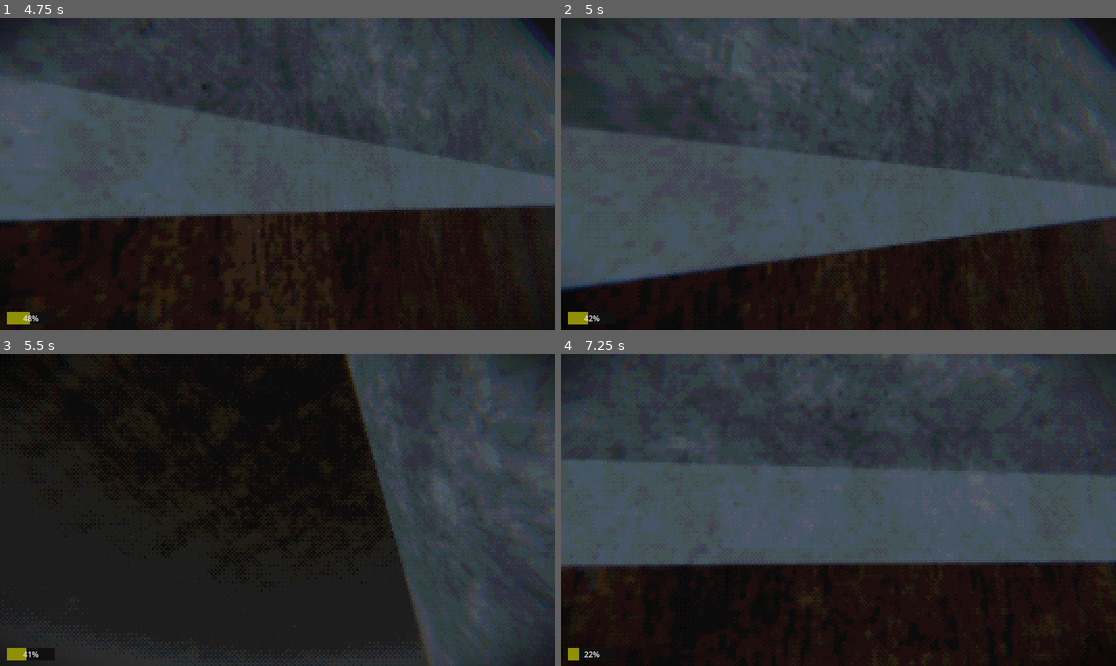
Above: before the commit, frames 1-4 (two rows, left to right).
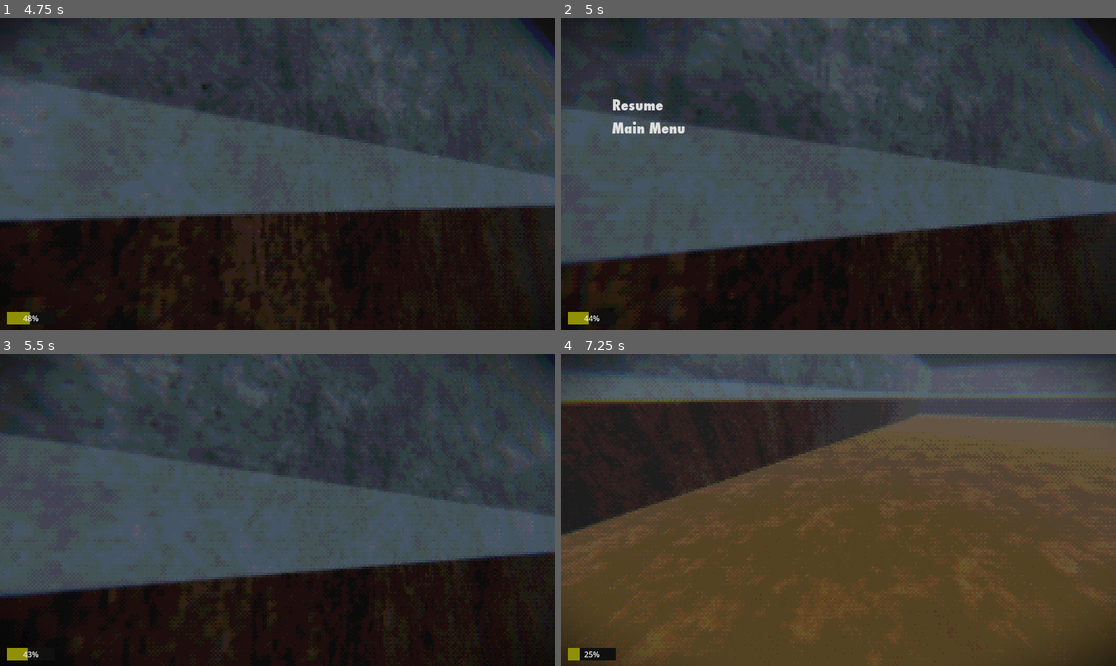
Above: after the commit, the same moments.

Repository: MagicBattle/Graveyard-Shift
Game: Godot game, scene res://scenes/menu_screen.tscn
Two runs of this game, one before a commit and one after it. Both use one fixed random seed, a clock stepped at 60 frames per second and the inputs below.
Inputs (mouse positions are in pixels of both pictures, inside the frame that each line leads up to):
- Up to frame 1 (4.75 s): click "Play Game" at 0.5 s; tap Enter at 1.25 s; move the mouse to (305, 174) at 1.27 s; hold Shift (sprint) 1.28-2.03 s; hold W (forward) from 1.28 s (still down); tap Space (jump) at 1.52, 2.27, 3.77, 4.52 s; move the mouse to (249, 174) at 2.02 s; tap Shift (sprint) at 2.1, 3.6 s; move the mouse to (288, 167) at 2.77 s; hold Shift (sprint) 2.78-3.53 s; move the mouse to (271, 180) at 3.52 s; move the mouse to (316, 177) at 4.27 s; hold Shift (sprint) from 4.28 s (still down)
- Up to frame 2 (5 s): keep holding W (forward); keep holding Shift (sprint); tap Escape (pause, bound only after the commit) at 4.9 s
- Up to frame 3 (5.5 s): release W (forward) at 5 s; release Shift (sprint) at 5 s; click (77, 441) at 5 s, where only the run after the commit has a clickable "Resume"
- Up to frame 4 (7.25 s): move the mouse to (794, 506) at 5.77 s; hold W (forward) from 5.78 s (still down); tap Shift (sprint) at 5.85 s; tap Space (jump) at 6.02 s; move the mouse to (844, 510) at 6.52 s; hold Shift (sprint) from 6.53 s (still down)

Frame 1 is identical in both runs. In frame 2, 9.8% of the frame differs, in the area x 0-100%, y 0-100%; in frame 3, 65%; in frame 4, 90%.

Commit message:
Added stamina bar and pause menu.

Diff:
--- a/-graveyard-shift/project.godot
+++ b/-graveyard-shift/project.godot
@@ -22,6 +22,10 @@
 [editor_plugins]
 
 enabled=PackedStringArray("res://addons/mixamo_animation_retargeter/plugin.cfg")
+
+[filesystem]
+
+import/blender/enabled=false
 
 [input]
 
@@ -55,3 +59,8 @@
 "events": [Object(InputEventKey,"resource_local_to_scene":false,"resource_name":"","device":-1,"window_id":0,"alt_press …(195 unchanged characters)…
 ]
 }
+pause={
+"deadzone": 0.2,
+"events": [Object(InputEventKey,"resource_local_to_scene":false,"resource_name":"","device":-1,"window_id":0,"alt_pressed":false,"shift_pressed":false,"ctrl_pressed":false,"meta_pressed":false,"pressed":false,"keycode":0,"physical_keycode":4194305,"key_label":0,"unicode":0,"location":0,"echo":false,"script":null)
+]
+}
--- a/-graveyard-shift/scenes/main.tscn
+++ b/-graveyard-shift/scenes/main.tscn
@@ -1,7 +1,10 @@
-[gd_scene load_steps=15 format=3 uid="uid://cmftxmidlidj0"]
-
+[gd_scene load_steps=21 format=3 uid="uid://cmftxmidlidj0"]
+
+[ext_resource type="Script" uid="uid://b332kfwrgx2cq" path="res://scripts/main.gd" id="1_choun"]
 [ext_resource type="PackedScene" uid="uid://dp4pxo4jsa758" path="res://scenes/player.tscn" id="1_tefeu"]
 [ext_resource type="PackedScene" path="res://scenes/monster.tscn" id="2_choun"]
+[ext_resource type="Script" uid="uid://f4kndn4oxayo" path="res://scripts/pause_menu.gd" id="5_eb6dy"]
+[ext_resource type="FontFile" uid="uid://dudd4xo8dd7m4" path="res://misc/Futura Condensed Extra Bold.otf" id="5_ya4ey"]
 [ext_resource type="PackedScene" uid="uid://dlulny1vtbmmj" path="res://scenes/door_frame.tscn" id="6_tefeu"]
 [ext_resource type="Shader" uid="uid://bsll0p85sl8ft" path="res://misc/main.gdshader" id="7_o6xl0"]
 [ext_resource type="PackedScene" uid="uid://h85vkbuablxt" path="res://scenes/door.tscn" id="7_tipki"]
@@ -46,7 +49,14 @@
 [sub_resource type="StyleBoxFlat" id="StyleBoxFlat_85g3d"]
 bg_color = Color(0.5655419, 0.56555265, 0.02527442, 1)
 
+[sub_resource type="StyleBoxEmpty" id="StyleBoxEmpty_eb6dy"]
+
+[sub_resource type="StyleBoxEmpty" id="StyleBoxEmpty_trceg"]
+
+[sub_resource type="StyleBoxEmpty" id="StyleBoxEmpty_a8y0u"]
+
 [node name="World" type="Node3D"]
+script = ExtResource("1_choun")
 
 [node name="WorldEnvironment" type="WorldEnvironment" parent="."]
 environment = SubResource("Environment_jyhfs")
@@ -60,7 +70,7 @@
 [node name="UI" type="CanvasLayer" parent="."]
 layer = 100
 
-[node name="Control" type="Control" parent="UI"]
+[node name="PlayerScreen" type="Control" parent="UI"]
 layout_mode = 3
 anchors_preset = 15
 anchor_right = 1.0
@@ -69,7 +79,7 @@
 grow_vertical = 2
 mouse_filter = 2
 
-[node name="ColorRect" type="ColorRect" parent="UI/Control"]
+[node name="ColorRect" type="ColorRect" parent="UI/PlayerScreen"]
 material = SubResource("ShaderMaterial_tefeu")
 layout_mode = 1
 anchors_preset = 15
@@ -79,7 +89,7 @@
 grow_vertical = 2
 mouse_filter = 2
 
-[node name="StaminaBar" type="ProgressBar" parent="UI/Control"]
+[node name="StaminaBar" type="ProgressBar" parent="UI/PlayerScreen"]
 layout_mode = 1
 anchors_preset = 2
 anchor_top = 1.0
@@ -94,6 +104,53 @@
 max_value = 20.0
 value = 20.0
 
+[node name="PauseMenu" type="Control" parent="UI"]
+process_mode = 2
+visible = false
+layout_mode = 3
+anchors_preset = 15
+anchor_right = 1.0
+anchor_bottom = 1.0
+grow_horizontal = 2
+grow_vertical = 2
+script = ExtResource("5_eb6dy")
+
+[node name="VBoxContainer" type="VBoxContainer" parent="UI/PauseMenu"]
+layout_mode = 1
+anchors_preset = 4
+anchor_top = 0.5
+anchor_bottom = 0.5
+offset_left = 106.0
+offset_top = -156.0
+offset_right = 216.0
+offset_bottom = -82.0
+grow_vertical = 2
+theme_override_constants/separation = 10
+
+[node name="ResumeButton" type="Button" parent="UI/PauseMenu/VBoxContainer"]
+layout_mode = 2
+size_flags_horizontal = 0
+size_flags_vertical = 4
+theme_override_colors/font_hover_color = Color(0.46666667, 0.46666667, 0.46666667, 1)
+theme_override_fonts/font = ExtResource("5_ya4ey")
+theme_override_font_sizes/font_size = 30
+theme_override_styles/normal = SubResource("StyleBoxEmpty_eb6dy")
+theme_override_styles/pressed = SubResource("StyleBoxEmpty_trceg")
+theme_override_styles/hover = SubResource("StyleBoxEmpty_a8y0u")
+text = "Resume"
+
+[node name="MainMenuButton" type="Button" parent="UI/PauseMenu/VBoxContainer"]
+layout_mode = 2
+size_flags_horizontal = 0
+size_flags_vertical = 4
+theme_override_colors/font_hover_color = Color(0.46666667, 0.46666667, 0.46666667, 1)
+theme_override_fonts/font = ExtResource("5_ya4ey")
+theme_override_font_sizes/font_size = 30
+theme_override_styles/normal = SubResource("StyleBoxEmpty_eb6dy")
+theme_override_styles/pressed = SubResource("StyleBoxEmpty_trceg")
+theme_override_styles/hover = SubResource("StyleBoxEmpty_a8y0u")
+text = "Main Menu"
+
 [node name="Layout" type="Node3D" parent="."]
 
 [node name="floor" type="Node3D" parent="Layout"]
@@ -594,3 +651,6 @@
 
 [node name="roof64" parent="Layout/roof" instance=ExtResource("8_85g3d")]
 transform = Transform3D(1, 0, 0, 0, 1, 0, 0, 0, 1, 12.5, 2.5, -12.5)
+
+[connection signal="pressed" from="UI/PauseMenu/VBoxContainer/ResumeButton" to="UI/PauseMenu" method="_on_resume_pressed"]
+[connection signal="pressed" from="UI/PauseMenu/VBoxContainer/MainMenuButton" to="UI/PauseMenu" method="_on_main_menu_pressed"]
--- /dev/null
+++ b/-graveyard-shift/scripts/main.gd
@@ -0,0 +1,19 @@
+extends Node3D
+
+@onready var pause_menu = $UI/PauseMenu
+var paused = false
+
+func _input(event):
+	if event.is_action_pressed("pause"):
+		toggle_pause()
+
+func toggle_pause():
+	paused = not paused
+
+	get_tree().paused = paused
+	pause_menu.visible = paused
+
+	if paused:
+		Input.set_mouse_mode(Input.MOUSE_MODE_VISIBLE)
+	else:
+		Input.set_mouse_mode(Input.MOUSE_MODE_CAPTURED)
--- /dev/null
+++ b/-graveyard-shift/scripts/pause_menu.gd
@@ -0,0 +1,11 @@
+extends Control
+
+@onready var main = $"../../"
+
+
+func _on_resume_pressed():
+	main.toggle_pause()
+
+func _on_main_menu_pressed():
+	get_tree().paused = false
+	get_tree().change_scene_to_file("res://scenes/menu_screen.tscn")
--- a/-graveyard-shift/scripts/player.gd
+++ b/-graveyard-shift/scripts/player.gd
@@ -5,7 +5,7 @@
 @export var stamina_deletion_rate : int = 5
 @export var stamina_rechrage_timer : int = 2
 
-@onready var stamina_bar = $"../UI/Control/StaminaBar"
+@onready var stamina_bar = $"../UI/PlayerScreen/StaminaBar"
 
 var stamina_current_level : float
 var timer : float
Not shown, added: -graveyard-shift/scripts/main.gd.uid
Not shown, added: -graveyard-shift/scripts/pause_menu.gd.uid
